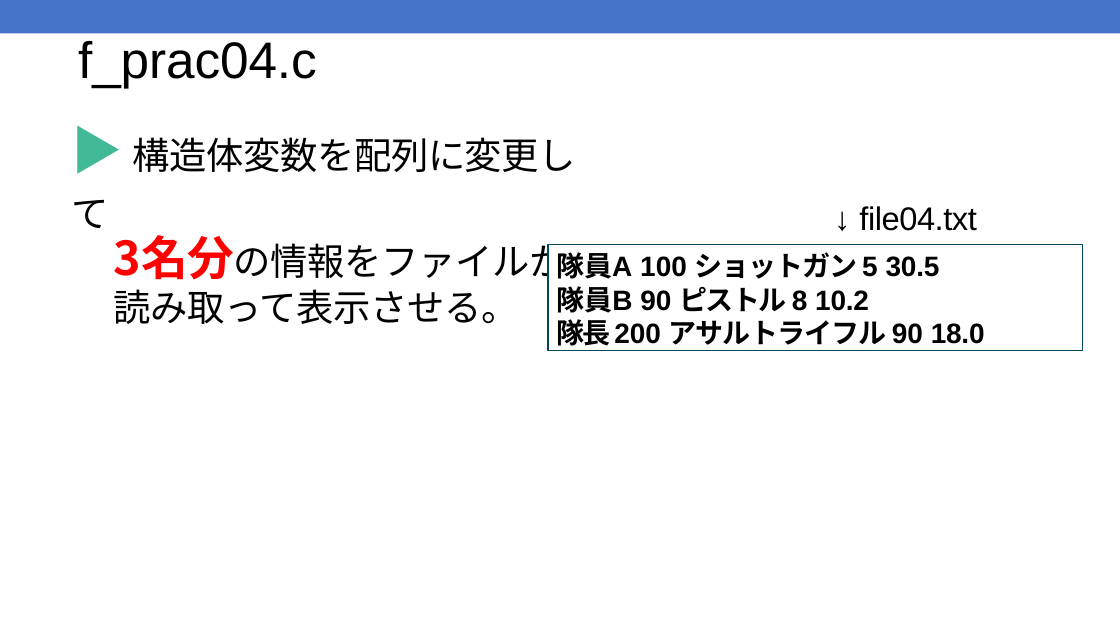
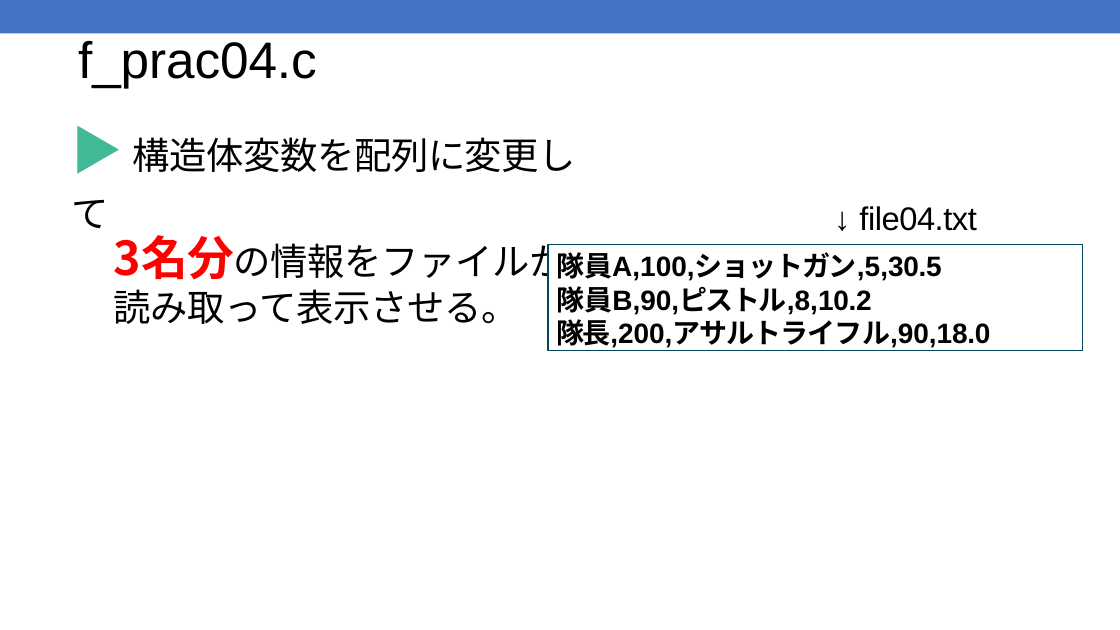
Before and after one commit to kic-murata/cpp2025, a slide deck: slide 25 of 授業資料/演習問題：ファイル処理.pptx. Drawn at 1120x630 pixels with LibreOffice and Linux fonts; fonts in the diff are those of the drawing. Boxes give left, top, right and bottom in pixels: in the first picture for what was removed or moved away, otherwise in the second. Text is boxed around its words. In the diff, an @@ line names an element or a change of style, - is before the commit and + after.

```diff
--- a/授業資料/演習問題：ファイル処理.pptx
+++ b/授業資料/演習問題：ファイル処理.pptx
@@ text in rectangle at (557, 252, 991, 351): text changed @@
-隊員A 100 ショットガン 5 30.5
-隊員B 90 ピストル 8 10.2
-隊長 200 アサルトライフル 90 18.0
+隊員A,100,ショットガン,5,30.5
+隊員B,90,ピストル,8,10.2
+隊長,200,アサルトライフル,90,18.0
```
Also in this commit, not shown: 11 other slides changed, 1 other file.
